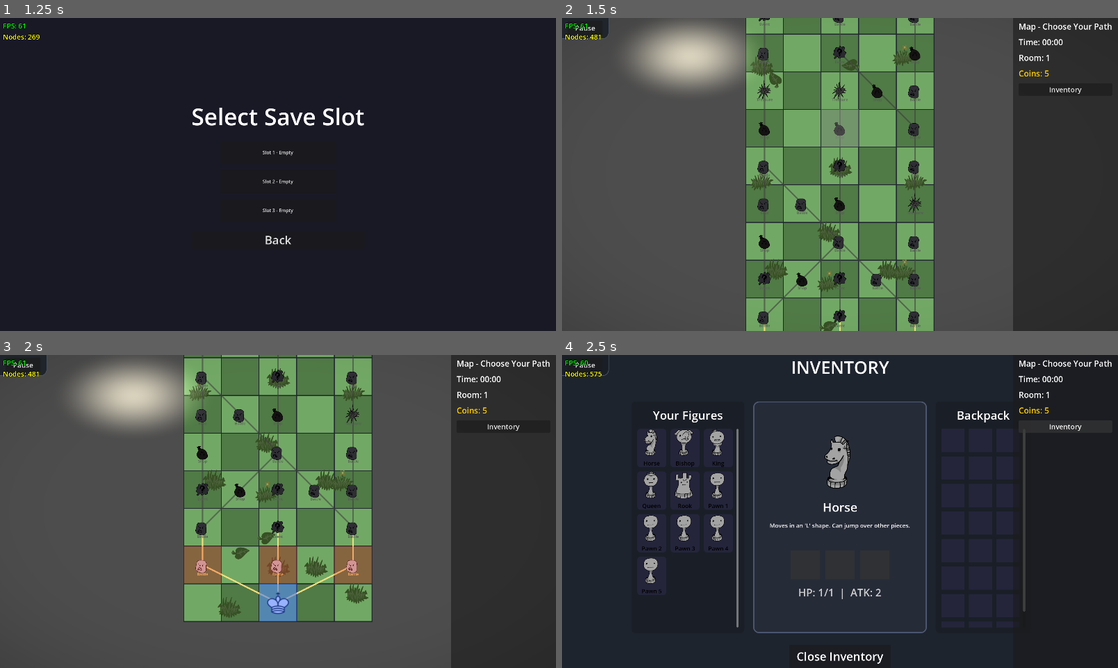
Above: before the commit, frames 1-4 (two rows, left to right).
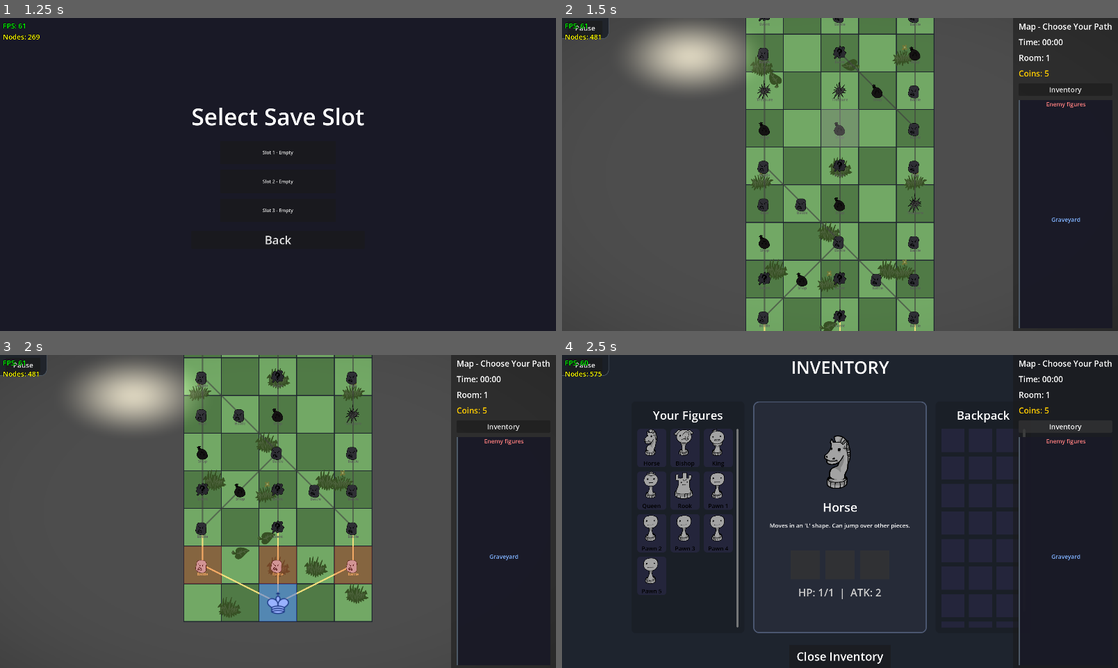
Above: after the commit, the same moments.

Repository: VAXVORTEX/Chessodd
Game: Godot game, scene res://Main.tscn
Two runs of this game, one before a commit and one after it. Both use one fixed random seed, a clock stepped at 60 frames per second and the inputs below.
Inputs:
- Up to frame 1 (1.25 s): click "Play" at 0.5 s
- Up to frame 2 (1.5 s): click "Slot 1 - Empty" at 1.25 s
- Up to frame 3 (2 s): no input
- Up to frame 4 (2.5 s): click "Inventory" at 2 s

Frame 1 is identical in both runs. In frame 2, 0.3% of the frame differs, in the area x 82-95%, y 26-100%; in frame 3, 0.3%; in frame 4, 0.6%, in the area x 14-95%, y 23-100%.

Commit message:
fix: make graveyard visible by default, adjust piece sizes to 128, fix hover pivot offset, fix graveyard separation

Diff:
--- a/Main.gd
+++ b/Main.gd
@@ -662,12 +662,12 @@
 			tex_rect.texture = dead.tex
 		if tex_rect.texture == null:
 			tex_rect.texture = preload("res://images/pawn.png")
-		tex_rect.custom_minimum_size = Vector2(96, 96)
+		tex_rect.custom_minimum_size = Vector2(128, 128)
 		tex_rect.expand_mode = TextureRect.EXPAND_IGNORE_SIZE
 		tex_rect.stretch_mode = TextureRect.STRETCH_KEEP_ASPECT_CENTERED
 		tex_rect.mouse_filter = Control.MOUSE_FILTER_STOP
 
-		tex_rect.pivot_offset = Vector2(32, 32)
+		tex_rect.pivot_offset = Vector2(64, 64)
 		tex_rect.mouse_entered.connect(func():
 			tex_rect.modulate = Color(1.2, 1.2, 1.2, 1.0)
 			tex_rect.z_index = 10
@@ -692,10 +692,7 @@
 	if enemy_graveyard_container:
 		populate_gy_container(enemy_graveyard_container, enemy_graveyard)
 	if graveyard_panel:
-		if graveyard.is_empty() and enemy_graveyard.is_empty():
-			graveyard_panel.hide()
-		else:
-			graveyard_panel.show()
+		graveyard_panel.show()
 
 func update_ui():
 	coins_label.text = "Coins: %d" % coins
--- a/scripts/UIBuilder.gd
+++ b/scripts/UIBuilder.gd
@@ -732,7 +732,7 @@
 	main.graveyard_panel.add_theme_stylebox_override("panel", g_style)
 	main.graveyard_panel.custom_minimum_size = Vector2(0, 0)
 	main.graveyard_panel.size_flags_vertical = Control.SIZE_EXPAND_FILL
-	main.graveyard_panel.hide()
+	main.graveyard_panel.show()
 	right_vbox.add_child(main.graveyard_panel)
 
 	var gy_vbox = VBoxContainer.new()
@@ -754,7 +754,7 @@
 	gy_vbox.add_child(egy_scroll)
 
 	main.enemy_graveyard_container = HBoxContainer.new()
-	main.enemy_graveyard_container.add_theme_constant_override("separation", -32)
+	main.enemy_graveyard_container.add_theme_constant_override("separation", -64)
 	main.enemy_graveyard_container.size_flags_vertical = Control.SIZE_EXPAND_FILL
 	egy_scroll.add_child(main.enemy_graveyard_container)
 
@@ -773,7 +773,7 @@
 	gy_vbox.add_child(gy_scroll)
 
 	main.graveyard_container = HBoxContainer.new()
-	main.graveyard_container.add_theme_constant_override("separation", -32)
+	main.graveyard_container.add_theme_constant_override("separation", -64)
 	main.graveyard_container.size_flags_vertical = Control.SIZE_EXPAND_FILL
 	gy_scroll.add_child(main.graveyard_container)
 
Binary file changed: images/bishop.png
Binary file changed: images/horse.png
Binary file changed: images/king.png
Binary file changed: images/pawn.png
Binary file changed: images/rook.png
